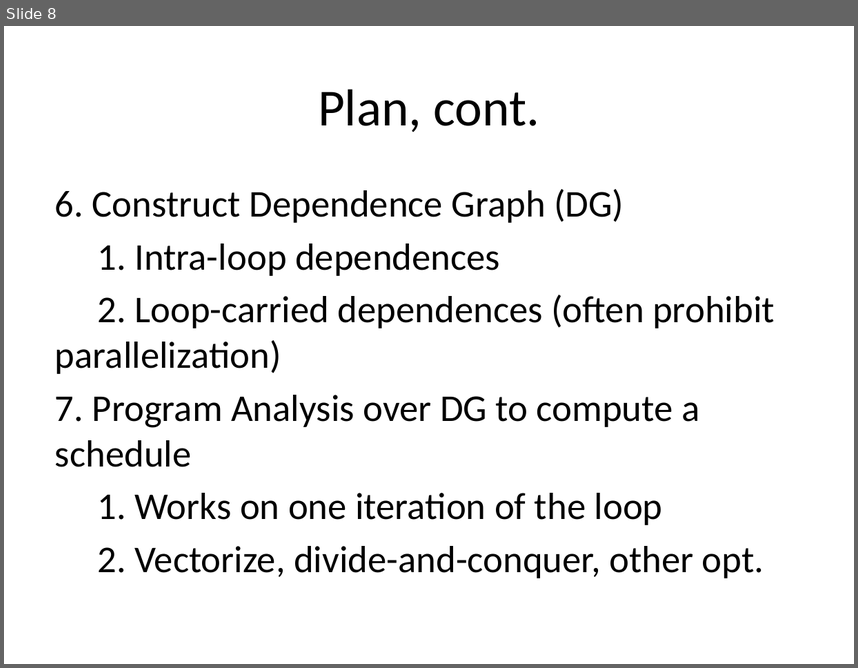
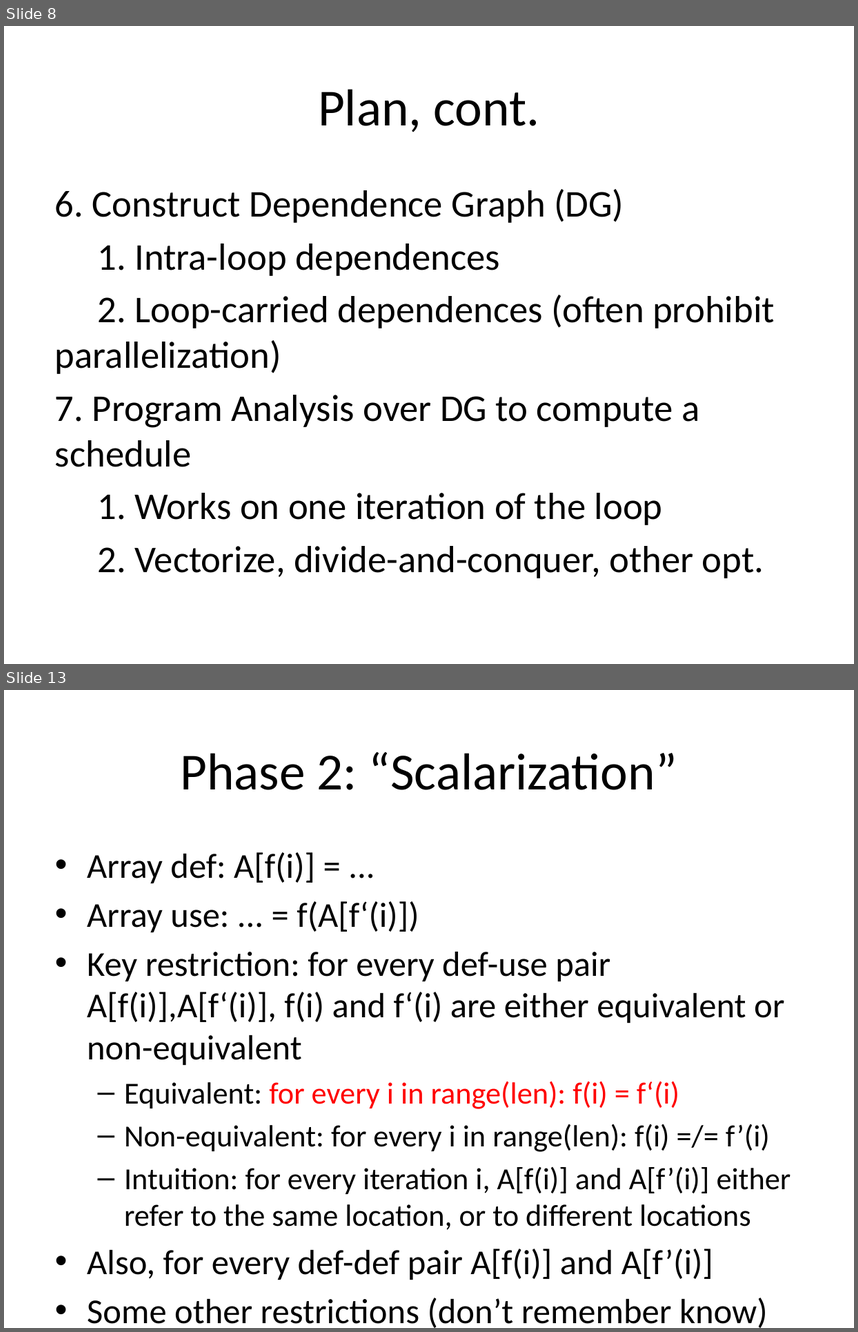
Before and after one commit to milana2/ParallelizationForMPC, a slide deck: MPC_Compiler_Misc_Notes.pptx. Shown one above the other, each under a label of ours: slide 8 before the commit, slides 8 and 13 after it; the slides between them are not shown. The pictures are 858x668 and 858x1332 pixels, drawn with LibreOffice and Linux fonts; fonts in the diff are those of the drawing. Boxes give left, top, right and bottom in pixels: in the first picture for what was removed or moved away, otherwise in the second. Text is boxed around its words. In the diff, an @@ line names an element or a change of style, - is before the commit and + after.

Commit message:
More detail on the analysis phases.

```diff
--- a/MPC_Compiler_Misc_Notes.pptx
+++ b/MPC_Compiler_Misc_Notes.pptx
@@ slide 13 added at <box>4,690,854,1328</box>, background #FFFFFF @@
@@ title added at <box>180,752,677,790</box>, 44 pt, text #000000 @@
+Phase 2: “Scalarization”
@@ text added at <box>87,852,791,1279</box>, 29.6 pt, text #000000 @@
+• Array def: A[f(i)] = ...
+• Array use: ... = f(A[f‘(i)])
+• Key restriction: for every def-use pair A[f(i)],A[f‘(i)], f(i) and f‘(i) are either equivalent or non-equivalent
+  – Equivalent: for every i in range(len): f(i) = f‘(i)
+  – Non-equivalent: for every i in range(len): f(i) =/= f’(i)
+  – Intuition: for every iteration i, A[f(i)] and A[f’(i)] either refer to the same location, or to different locations
+• Also, for every def-def pair A[f(i)] and A[f’(i)]
+• Some other restrictions (don’t remember know)
```
Also in this commit, not shown: 2 slides changed, 12 other slides added.
